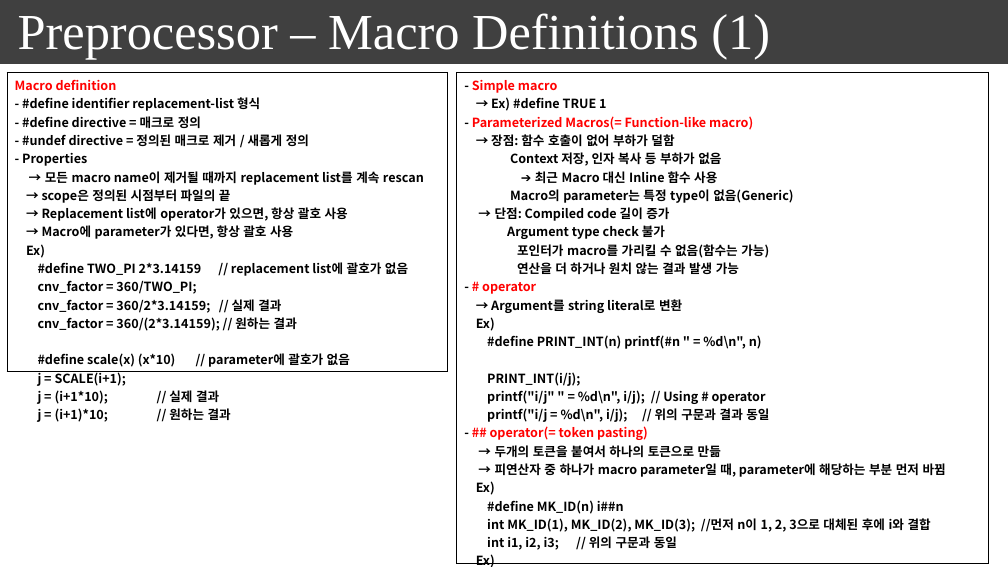
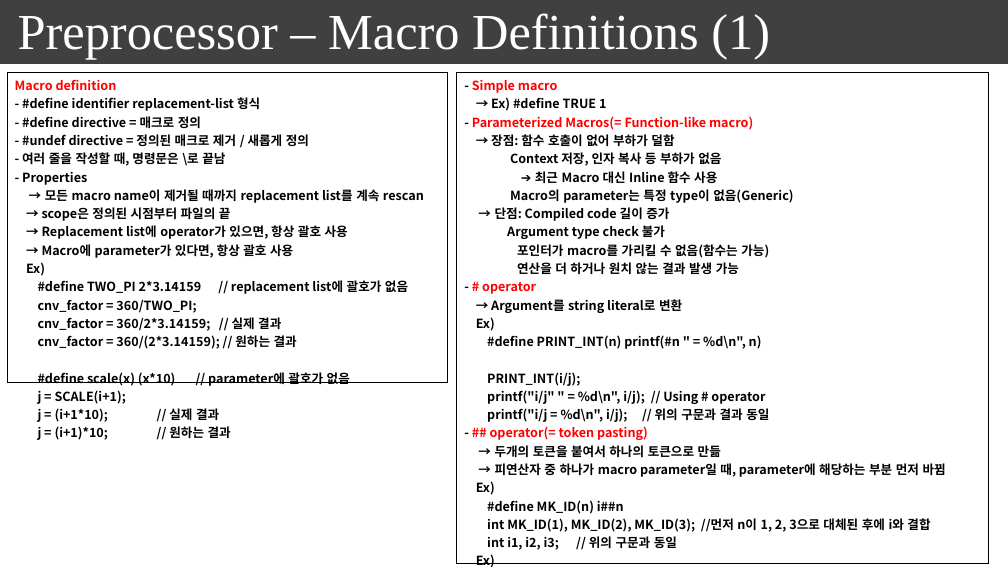
Before and after one commit to seonghokim/Study, a slide deck: slide 25 of everything in c.pptx (slide 23 before the commit). Drawn at 1008x567 pixels with LibreOffice and Linux fonts; fonts in the diff are those of the drawing. Boxes give left, top, right and bottom in pixels: in the first picture for what was removed or moved away, otherwise in the second. Text is boxed around its words. In the diff, an @@ line names an element or a change of style, - is before the commit and + after.

```diff
--- a/everything in c.pptx
+++ b/everything in c.pptx
@@ table at <box>7,73,447,444</box> @@
-row 1, column 1: Macro definition / - #define identifier replacement-list 형식 / - #define directive = 매크로 정의 / - #undef directive = 정의된 매크로 제거 / 새롭게 정의 / - Properties / → 모든 macro name이 제거될 때까지 replacement list를 계속 rescan / → scope은 정의된 시점부터 파일의 끝 / → Replacement list에 operator가 있으면, 항상 괄호 사용 / → Macro에 parameter가 있다면, 항상 괄호 사용 / Ex) / #define TWO_PI 2*3.14159 // replacement list에 괄호가 없음 / cnv_factor = 360/TWO_PI; / cnv_factor = 360/2*3.14159; // 실제 결과 / cnv_factor = 360/(2*3.14159); // 원하는 결과 / #define scale(x) (x*10) // parameter에 괄호가 없음 / j = SCALE(i+1); / j = (i+1*10); // 실제 결과 / j = (i+1)*10; // 원하는 결과
+row 1, column 1: Macro definition / - #define identifier replacement-list 형식 / - #define directive = 매크로 정의 / - #undef directive = 정의된 매크로 제거 / 새롭게 정의 / - 여러 줄을 작성할 때, 명령문은 \로 끝남 / - Properties / → 모든 macro name이 제거될 때까지 replacement list를 계속 rescan / → scope은 정의된 시점부터 파일의 끝 / → Replacement list에 operator가 있으면, 항상 괄호 사용 / → Macro에 parameter가 있다면, 항상 괄호 사용 / Ex) / #define TWO_PI 2*3.14159 // replacement list에 괄호가 없음 / cnv_factor = 360/TWO_PI; / cnv_factor = 360/2*3.14159; // 실제 결과 / cnv_factor = 360/(2*3.14159); // 원하는 결과 / #define scale(x) (x*10) // parameter에 괄호가 없음 / j = SCALE(i+1); / j = (i+1*10); // 실제 결과 / j = (i+1)*10; // 원하는 결과
```
Also in this commit, not shown: 13 other slides changed, 5 slides added.
